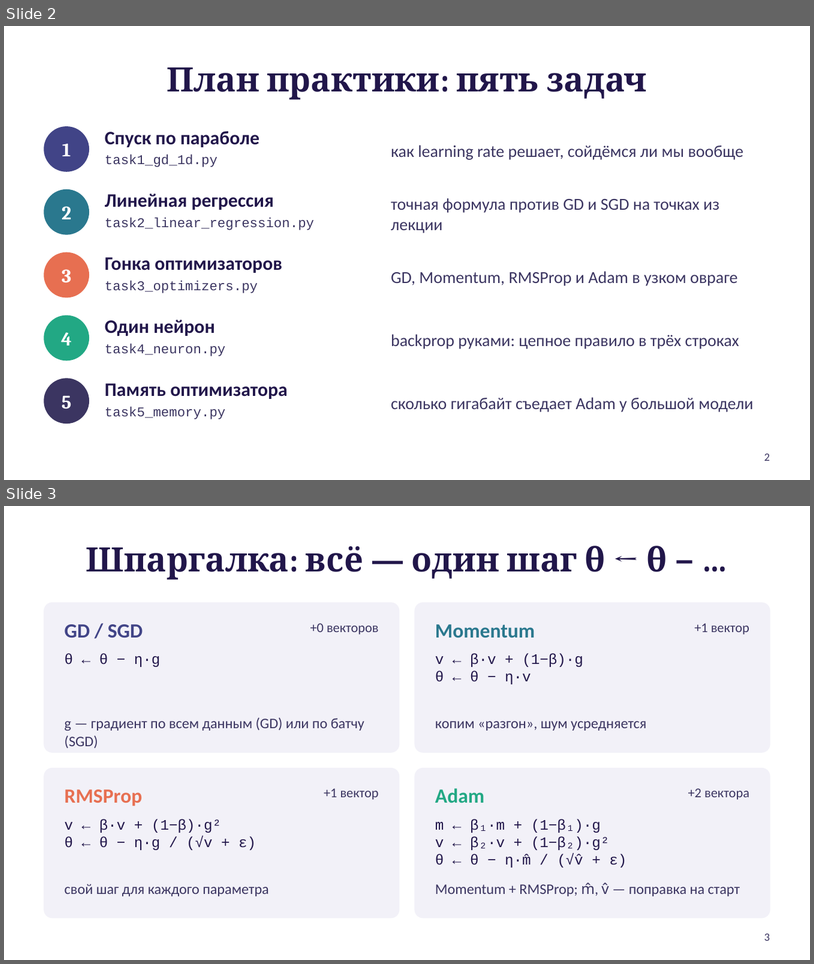
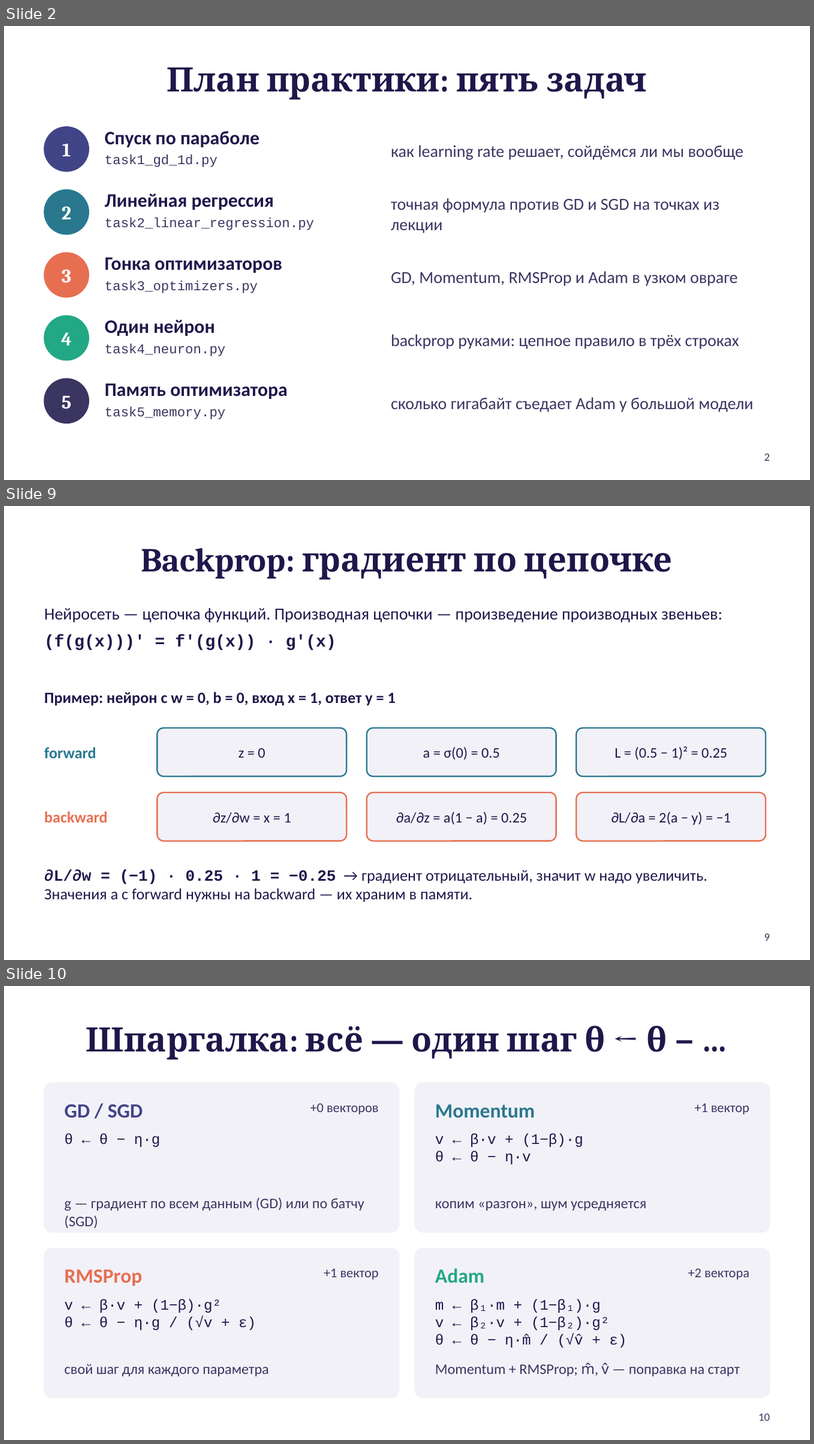
Before and after one commit to Fil-maker/Java_algorithms, a slide deck: src/lesson5/gradient_practice.pptx. Shown one above the other, each under a label of ours: slides 2 and 3 before the commit, slides 2, 9 and 10 after it; the slides between them are not shown. The pictures are 814x964 and 814x1444 pixels, drawn with LibreOffice and Linux fonts; fonts in the diff are those of the drawing. Boxes give left, top, right and bottom in pixels: in the first picture for what was removed or moved away, otherwise in the second. Text is boxed around its words. In the diff, an @@ line names an element or a change of style, - is before the commit and + after.

```diff
--- a/src/lesson5/gradient_practice.pptx
+++ b/src/lesson5/gradient_practice.pptx
@@ slide 9 added at bbox=[4, 506, 810, 960], background #FFFFFF @@
@@ title added at bbox=[141, 548, 673, 580], 30 pt, text #21164A, bold @@
+Backprop: градиент по цепочке
@@ text added at bbox=[44, 608, 723, 650], 15 pt, text #21164A @@
+Нейросеть — цепочка функций. Производная цепочки — произведение производных звеньев:
+(f(g(x)))′ = f′(g(x)) · g′(x)
@@ text added at bbox=[44, 691, 396, 706], 14 pt, text #21164A, bold @@
+Пример: нейрон с w = 0, b = 0, вход x = 1, ответ y = 1
@@ rounded rectangle added at bbox=[157, 728, 347, 776], fill #F2F1F8, outline #2A788E 1.25 pt @@
@@ rounded rectangle added at bbox=[367, 728, 557, 776], fill #F2F1F8, outline #2A788E 1.25 pt @@
@@ rounded rectangle added at bbox=[576, 728, 766, 776], fill #F2F1F8, outline #2A788E 1.25 pt @@
@@ text added at bbox=[44, 747, 96, 758], 14 pt, text #2A788E, bold @@
+forward
@@ text added at bbox=[239, 748, 265, 757], 13 pt, text #21164A @@
+z = 0
@@ text added at bbox=[423, 747, 500, 759], 13 pt, text #21164A @@
+a = σ(0) = 0.5
@@ text added at bbox=[615, 746, 728, 759], 13 pt, text #21164A @@
+L = (0.5 − 1)² = 0.25
@@ rounded rectangle added at bbox=[157, 792, 347, 841], fill #F2F1F8, outline #E76F51 1.25 pt @@
@@ rounded rectangle added at bbox=[367, 792, 557, 841], fill #F2F1F8, outline #E76F51 1.25 pt @@
@@ rounded rectangle added at bbox=[576, 792, 766, 841], fill #F2F1F8, outline #E76F51 1.25 pt @@
@@ text added at bbox=[44, 811, 108, 822], 14 pt, text #E76F51, bold @@
+backward
@@ text added at bbox=[396, 811, 527, 824], 13 pt, text #21164A @@
+∂a/∂z = a(1 − a) = 0.25
@@ text added at bbox=[611, 811, 731, 825], 13 pt, text #21164A @@
+∂L/∂a = 2(a − y) = −1
@@ text added at bbox=[213, 812, 291, 823], 13 pt, text #21164A @@
+∂z/∂w = x = 1
@@ text added at bbox=[44, 869, 708, 902], 14 pt, text #21164A @@
+∂L/∂w = (−1) · 0.25 · 1 = −0.25 → градиент отрицательный, значит w надо увеличить. Значения a с forward нужны на backward — их храним в памяти.
@@ page number added at bbox=[765, 933, 770, 940], 10 pt, text #3B3561 @@
+9
@@ what was slide 3 is now slide 10 @@
@@ page number at bbox=[759, 1413, 770, 1420]: text changed @@
-3
+10
```
Also in this commit, not shown: 4 slides changed, 6 other slides added, 1 other file.
